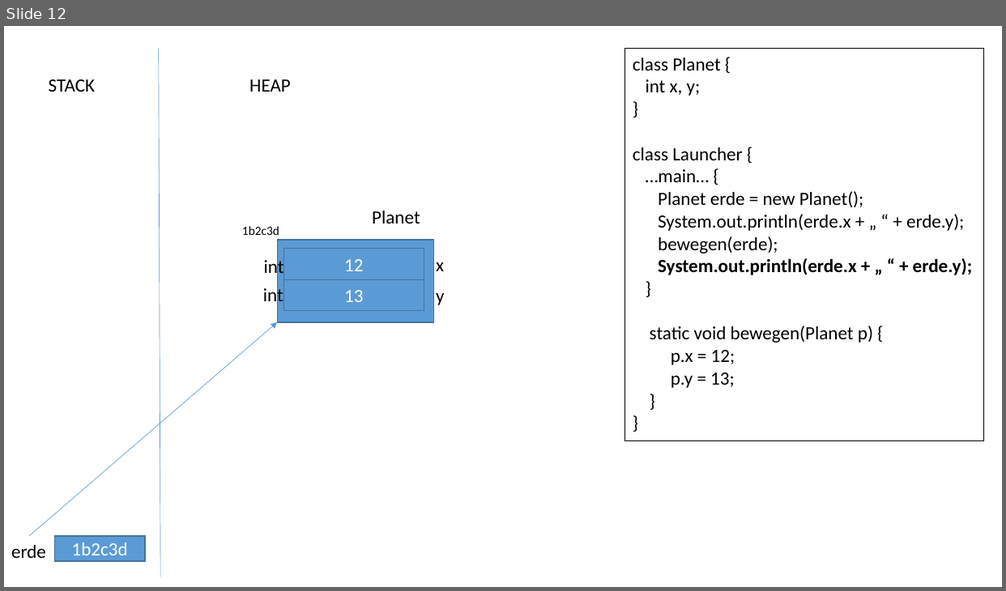
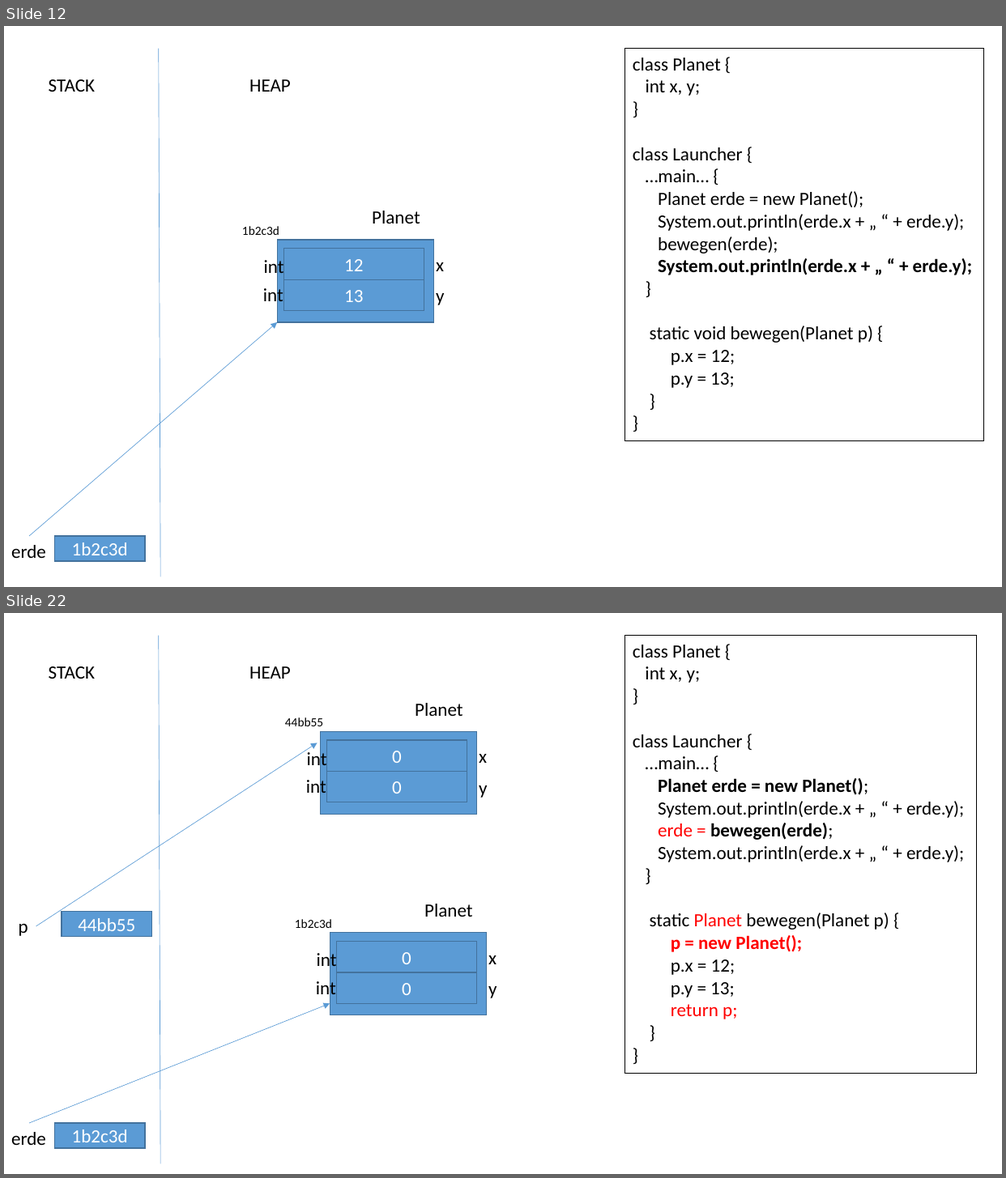
Before and after one commit to ccjavadozent/oca_162982, a slide deck: Diagramme/Klassen Objekte Referenzen.pptx. Shown one above the other, each under a label of ours: slide 12 before the commit, slides 12 and 22 after it; the slides between them are not shown. The pictures are 1006x591 and 1006x1178 pixels, drawn with LibreOffice and Linux fonts; fonts in the diff are those of the drawing. Boxes give left, top, right and bottom in pixels: in the first picture for what was removed or moved away, otherwise in the second. Text is boxed around its words. In the diff, an @@ line names an element or a change of style, - is before the commit and + after.

```diff
--- a/Diagramme/Klassen Objekte Referenzen.pptx
+++ b/Diagramme/Klassen Objekte Referenzen.pptx
@@ slide 22 added at <box>4,613,1002,1174</box>, background #FFFFFF @@
@@ line added from (158, 636) to (160, 1164), #5B9BD5 0.5 pt @@
@@ rectangle added at <box>625,636,977,1074</box>, outline #000000 0.75 pt, 18 pt, text #000000 @@
+class Planet {
+int x, y;
+}
+class Launcher {
+…main… {
+Planet erde = new Planet();
+System.out.println(erde.x + „ “ + erde.y);
+erde = bewegen(erde);
+System.out.println(erde.x + „ “ + erde.y);
+}
+static Planet bewegen(Planet p) {
+p = new Planet();
+p.x = 12;
+p.y = 13;
+return p;
+}
+}
@@ text added at <box>49,666,95,679</box>, 18 pt, text #000000 @@
+STACK
@@ text added at <box>249,666,291,679</box>, 18 pt, text #000000 @@
+HEAP
@@ text added at <box>415,703,462,716</box>, 18 pt, text #000000 @@
+Planet
@@ text added at <box>285,717,323,726</box>, 12 pt, text #000000 @@
+44bb55
@@ rectangle added at <box>320,731,476,814</box>, fill #5B9BD5, outline #43739E 1 pt @@
@@ arrow added from (36, 926) to (317, 743), #5B9BD5 0.5 pt @@
@@ text added at <box>307,749,327,770</box>, 18 pt, text #000000 @@
+int
@@ rectangle added at <box>326,740,467,772</box>, fill #5B9BD5, outline #43739E 1 pt, 18 pt, text #FFFFFF @@
+0
@@ text added at <box>479,754,487,763</box>, 18 pt, text #000000 @@
+x
@@ text added at <box>306,777,326,798</box>, 18 pt, text #000000 @@
+int
@@ rectangle added at <box>326,772,467,803</box>, fill #5B9BD5, outline #43739E 1 pt, 18 pt, text #FFFFFF @@
+0
@@ text added at <box>479,786,487,798</box>, 18 pt, text #000000 @@
+y
@@ text added at <box>424,904,472,917</box>, 18 pt, text #000000 @@
+Planet
@@ text added at <box>19,923,28,936</box>, 18 pt, text #000000 @@
+p
@@ rectangle added at <box>62,912,152,937</box>, fill #5B9BD5, outline #43739E 1 pt, 18 pt, text #FFFFFF @@
+44bb55
@@ text added at <box>295,919,332,928</box>, 12 pt, text #000000 @@
+1b2c3d
@@ text added at <box>317,951,337,972</box>, 18 pt, text #000000 @@
+int
@@ rectangle added at <box>330,933,486,1015</box>, fill #5B9BD5, outline #43739E 1 pt @@
@@ rectangle added at <box>336,942,476,973</box>, fill #5B9BD5, outline #43739E 1 pt, 18 pt, text #FFFFFF @@
+0
@@ rectangle added at <box>336,973,476,1004</box>, fill #5B9BD5, outline #43739E 1 pt, 18 pt, text #FFFFFF @@
+0
@@ text added at <box>488,956,496,965</box>, 18 pt, text #000000 @@
+x
@@ text added at <box>316,978,336,999</box>, 18 pt, text #000000 @@
+int
@@ text added at <box>488,986,496,999</box>, 18 pt, text #000000 @@
+y
@@ arrow added from (29, 1123) to (330, 1003), #5B9BD5 0.5 pt @@
@@ text added at <box>11,1132,46,1145</box>, 18 pt, text #000000 @@
+erde
@@ rectangle added at <box>55,1123,146,1149</box>, fill #5B9BD5, outline #43739E 1 pt, 18 pt, text #FFFFFF @@
+1b2c3d
```
Also in this commit, not shown: 1 slide changed, 13 other slides added, 3 other files.
